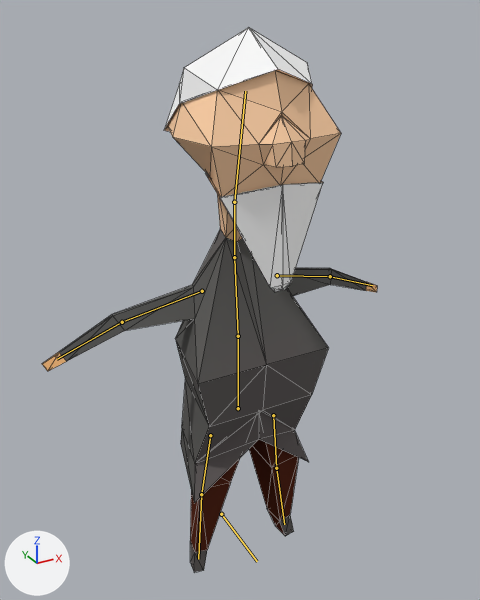
The Blender file TheOvercoat/Assets/Models(blend)/Karakterler/armature1.blend, before and after one commit.
Before and after are seen from a 50 mm lens placed at (-0.976, -1.736, 1.945), pointed at (0.02, 0.075, 1.039). The axes (+X, +Y, +Z) are drawn at lower left. The lights are the same throughout. The bones that bend it are drawn over the model as lines. Mesh edges are drawn as thin lines.
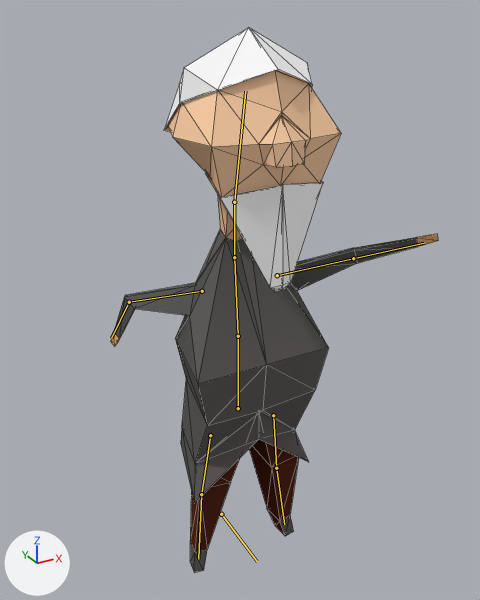
The newer file adds an action. The first version stands in its rest pose; the second is drawn at frame 67 of the action 'ArmsShakingWideOpen'.

Location of each change, (x1, y1, x2, y2) in pixels of the pictures (480 x 600 px):
'Cube.000', posed: before (42, 27, 377, 572); after (111, 27, 438, 572)

The change in detail:
Bone 'HandIK.R' (bone_handik_r) moves from (0.0, 0.0, 0.0) to (0.644, -0.544, 0.052).
Bone 'ArmIK.R' (bone_armik_r) moves from (0.0, 0.0, 0.0) to (0.132, 4.63, -0.055).
Bone 'HandIK.L' (bone_handik_l) moves from (0.0, 0.0, 0.0) to (0.544, -0.165, -0.075).
